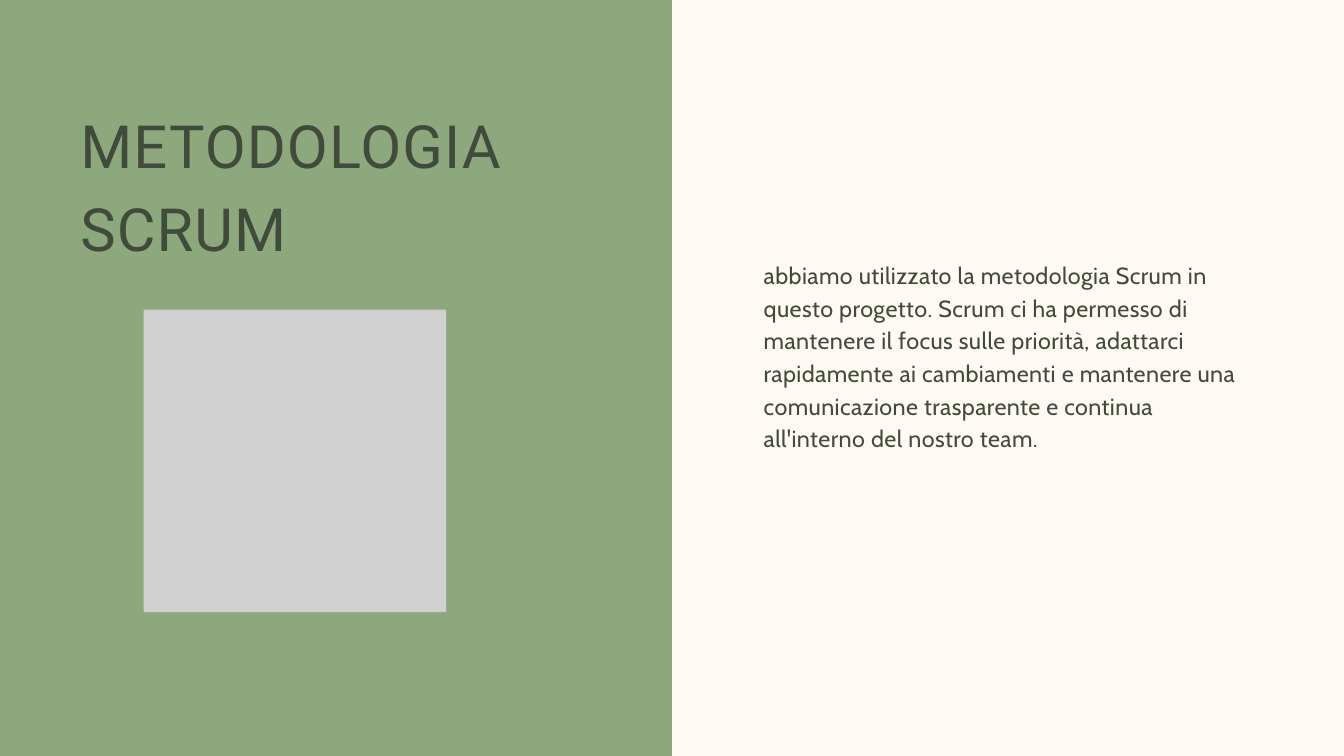
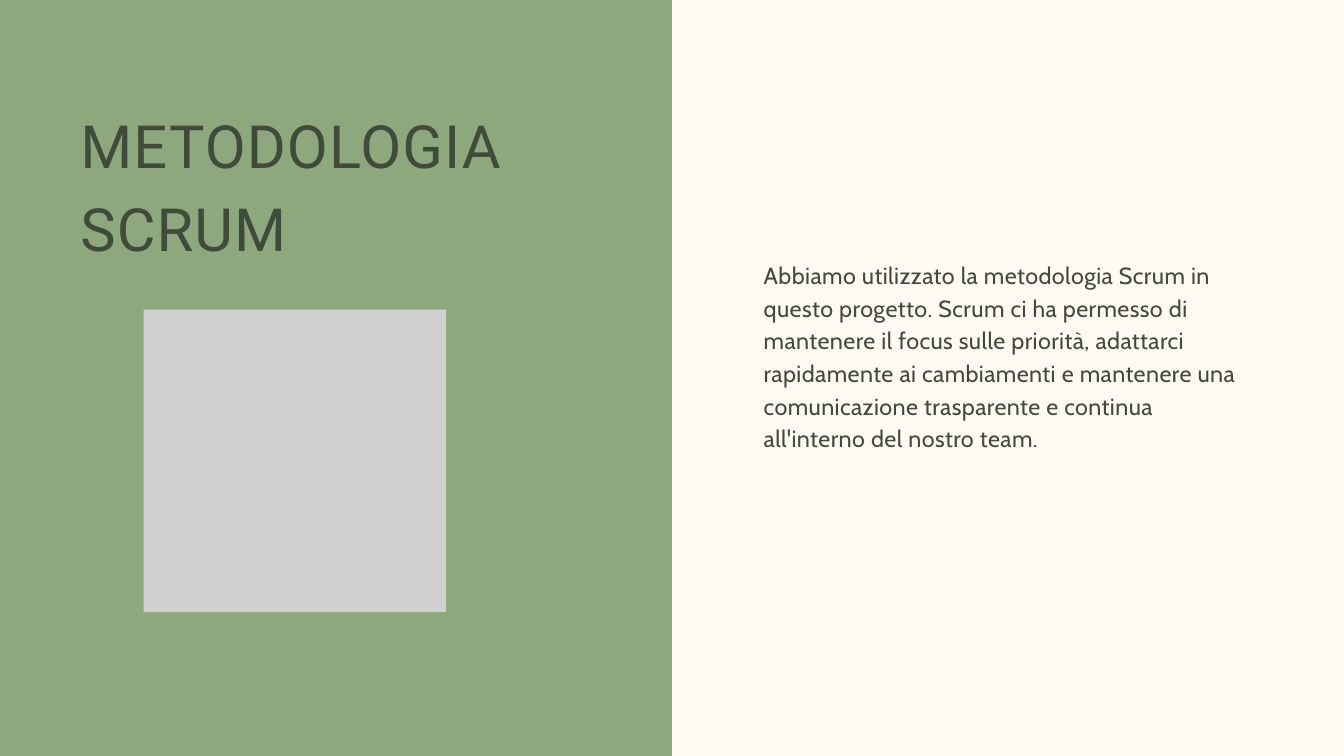
Before and after one commit to KKatowice/ProjectWork, a slide deck: slide 3 of presentazione/Presentazione ProjectWork-DrivenChoice.pptx. Drawn at 1344x756 pixels with LibreOffice and Linux fonts; fonts in the diff are those of the drawing; grey boxes stand for pictures. Boxes give left, top, right and bottom in pixels: in the first picture for what was removed or moved away, otherwise in the second. Text is boxed around its words. In the diff, an @@ line names an element or a change of style, - is before the commit and + after.

```diff
--- a/presentazione/Presentazione ProjectWork-DrivenChoice.pptx
+++ b/presentazione/Presentazione ProjectWork-DrivenChoice.pptx
@@ text at bbox=[764, 266, 1235, 448]: text changed @@
-abbiamo utilizzato la metodologia Scrum in questo progetto. Scrum ci ha permesso di mantenere il focus sulle priorità, adattarci rapidamente ai cambiamenti e mantenere una comunicazione trasparente e continua all'interno del nostro team.
+Abbiamo utilizzato la metodologia Scrum in questo progetto. Scrum ci ha permesso di mantenere il focus sulle priorità, adattarci rapidamente ai cambiamenti e mantenere una comunicazione trasparente e continua all'interno del nostro team.
```
Also in this commit, not shown: 1 slide added, 2 slides removed.
